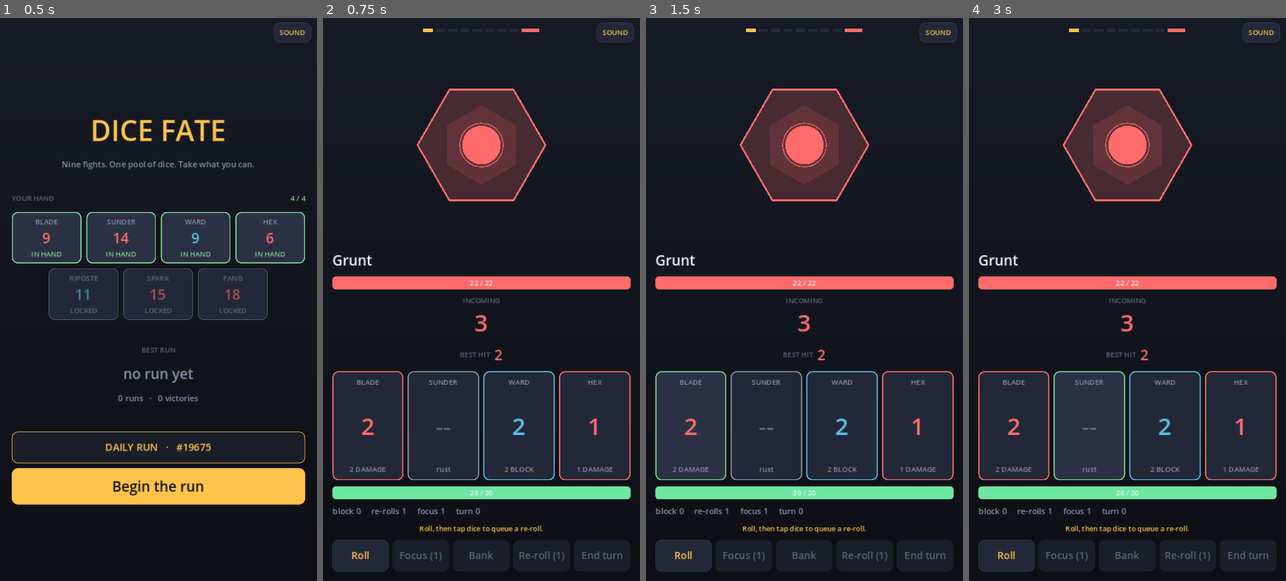
Above: before the commit, frames 1-4 (left to right).
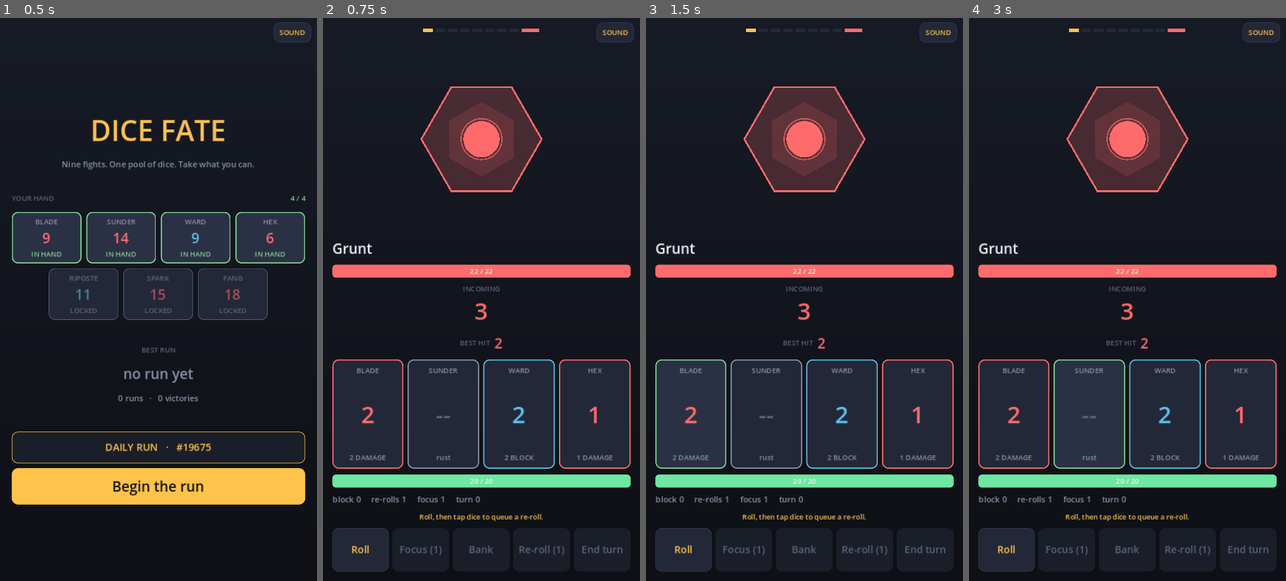
Above: after the commit, the same moments.

Repository: locionic/make-games
Game: Godot game, scene res://main.tscn
Two runs of this game, one before a commit and one after it. Both use one fixed random seed, a clock stepped at 60 frames per second and the inputs below.
Inputs (mouse positions are in pixels of both pictures, inside the frame that each line leads up to):
- Up to frame 1 (0.5 s): no input
- Up to frame 2 (0.75 s): click "Begin the run" at 0.5 s
- Up to frame 3 (1.5 s): click (690, 423) at 1.27 s
- Up to frame 4 (3 s): click (1013, 412) at 2.02 s; click (1089, 423) at 2.77 s

Frame 1 is identical in both runs. In frame 2, 17% of the frame differs, in the area x 2-98%, y 12-97%; in frame 3, 16%; in frame 4, 16%.

Commit message:
fight: the touch targets cleared 540dp and failed on every other phone
PLAN.md 4.1 asks about touch ergonomics "on small screens (540x960 baseline)".
The gate that answers it measured in canvas units, and one canvas unit is one
dp only on a 540dp phone: `canvas_items` + `expand` never shrinks the canvas, it
scales the whole 540x960 down to the window. The layout looked fine because the
gate could not see the case at all -- run at --resolution 360x640 it printed the
identical 540x960 and 96x54 as the 540-wide run. Same number, different phone,
no complaint.

_ergonomics now divides by the screen width it is reasoning about (`--at N`) and
compares in dp. The old numbers, at the width they were measured at:

  411dp   41dp tall buttons   10 under the floor
  360dp   36dp tall buttons   12 under the floor
  320dp   32dp tall buttons   16 under

Height, not width, was binding at every one: the buttons were 96-97 units wide
and 54 tall. Widening them was never going to help.

Buttons are now 74 units tall, from 54. Sized off a number rather than off the
minimum: 74 is 56dp on a 411dp phone, which is the comfortable target Material
asks for rather than the 48dp floor, and that clears 48dp at 360dp as well. All
three widths pass, both hands, 10 checks each:

  540dp   96x74 dp          411dp   73x56 dp          360dp   64x49 dp

320dp still fails and is left failing, on purpose. Clearing 48dp at 320dp needs
81 canvas units and the six-dice card row is six cards across 508px, so 78 each,
fixed by the die count rather than by any height. No button height fixes it.
320 is Play's screenshot floor, not a screen width; the sweep that matters is
360 / 411 / 540, which is what the gate comment and PLAN.md now say to run.

This changes the fight screen's appearance, so play/screenshots/*.png are now
one button height stale. Not re-shot here: 03 and 04 carry another session's
uncommitted work and the re-shoot is a one-liner once that lands.

test.gd: 8474 checks, 0 failed. Ergonomics gate: exit 0 at 540/411/360, and the
run is confirmed byte-identical on all 10 PNGs across every invocation.

Co-Authored-By: Claude Opus 4.8 (1M context) <noreply@anthropic.com>

Diff:
--- a/fight.gd
+++ b/fight.gd
@@ -305,7 +305,15 @@
 	var b := Button.new()
 	b.text = text
 	b.size_flags_horizontal = Control.SIZE_EXPAND_FILL
-	b.custom_minimum_size = Vector2(0, 54)
+	# 74 canvas units tall, not 54. The canvas is 540 wide and never shrinks --
+	# `canvas_items` + `expand` scales the whole thing to the window -- so a unit
+	# is one dp only on a 540dp phone. Measured with `shot.gd --check --at N`,
+	# which is the gate that found it: at 54 the button row was 36dp tall on a
+	# 360dp phone, 12dp under the 48dp floor, and the same at every width.
+	# Sized the other way round, off a number that means something: 74 units is
+	# 56dp on a 411dp phone, which is the comfortable target Material asks for
+	# and not just the minimum, and that clears 48dp on a 360dp one too.
+	b.custom_minimum_size = Vector2(0, 74)
 	b.add_theme_font_size_override("font_size", T.F_BODY)
 	b.add_theme_color_override("font_color", accent)
 	b.add_theme_color_override("font_hover_color", T.TEXT)
--- a/shot.gd
+++ b/shot.gd
@@ -28,7 +28,14 @@
 
 
 func _init() -> void:
-	check_only = "--check" in OS.get_cmdline_user_args()
+	var args := OS.get_cmdline_user_args()
+	check_only = "--check" in args
+	# `--at 360`, so the gate can be asked about a phone narrower than the one
+	# the layout is authored on. Godot's own `--resolution` cannot answer that:
+	# it changes the window and leaves the canvas at 540x960.
+	var i := args.find("--at")
+	if i >= 0 and i + 1 < args.size():
+		screen_dp = float(args[i + 1])
 	call_deferred("_run")
 
 
@@ -524,13 +531,42 @@
 	return false
 
 
-## Material's minimum touch target. 48dp is the number Android's own design
-## guidance gives and the one a fingertip can reliably land on; the game's
-## 540x960 canvas maps 1:1 to it, so a raw pixel comparison is the right one.
+## Material's minimum touch target, in dp. 48dp is the number Android's own
+## design guidance gives and the one a fingertip can reliably land on.
 const TOUCH_MIN := 48.0
+
+## The narrowest phone this is expected to clear: 360dp, and it does.
+##
+## 320dp is not a tuning miss, it is geometry. Clearing 48dp at 320dp needs 81
+## canvas units, and the six-dice card row is six cards across 508px -- 78 units
+## each, fixed by the die count, not by any height anyone picks. No button
+## height fixes it; only fewer dice per row does. 320 is Play's *screenshot*
+## floor, not a screen width, so the honest reading of `--at 320` failing is
+## "the layout does not claim that device", not "ship a bug". Run the sweep
+## from PLAN.md's gate: `--check --at 360`, `--at 411`, `--at 540`.
 
 ## How many checks this run has failed.
 var _fails := 0
+
+## Width of the phone being reasoned about, in dp. `--at 360` for a narrow one.
+## Defaults to 540 because that is the canvas the layout is authored on, and
+## one canvas unit is one dp there and only there -- which is what the first
+## version of this gate quietly assumed everywhere. See _dp().
+var screen_dp := 540.0
+
+
+## A size in canvas units as the finger meets it, in dp.
+##
+## `canvas_items` + `expand` never shrinks the canvas: the viewport stays
+## 540x960 in canvas units on any window, and the whole thing is scaled to fit.
+## So a 360dp phone draws a 54-unit button as 36dp, and no amount of widening
+## the canvas fixes it. Measured rather than reasoned: run this gate at
+## `--resolution 360x640` and it prints the *identical* 540x960 and 96x54 as the
+## 540-wide run, which is the gate being blind, not the layout being fine.
+## PLAN.md 4.1 asks about "small screens (540x960 baseline)" and the baseline
+## was the only screen the gate ever looked at.
+func _dp(canvas_px: float) -> float:
+	return canvas_px * screen_dp / 540.0
 
 
 ## assert(), except it is a gate and not a debugger breakpoint.
@@ -576,9 +612,10 @@
 	for b in buttons:
 		var c := b as Control
 		smallest = smallest.min(c.size)
-		_check(c.size.x >= TOUCH_MIN and c.size.y >= TOUCH_MIN,
-			"%s: '%s' is a %.0fx%.0f target, over the %.0f minimum"
-			% [label, b.text, c.size.x, c.size.y, TOUCH_MIN])
+		_check(_dp(c.size.x) >= TOUCH_MIN and _dp(c.size.y) >= TOUCH_MIN,
+			"%s: '%s' is a %.0fx%.0f target, %.0fx%.0f dp on a %ddp screen, over the %.0f minimum"
+			% [label, b.text, c.size.x, c.size.y, _dp(c.size.x), _dp(c.size.y),
+				screen_dp, TOUCH_MIN])
 		var r := c.get_global_rect()
 		_check(r.position.x >= 0.0 and r.position.y >= 0.0
 			and r.end.x <= vp.x and r.end.y <= vp.y,
@@ -606,16 +643,17 @@
 	for c in panel.cards:
 		var card := c as Control
 		smallest = smallest.min(card.size)
-		_check(card.size.x >= TOUCH_MIN and card.size.y >= TOUCH_MIN,
-			"%s: card %d is a %.0fx%.0f target"
-			% [label, card.get_index(), card.size.x, card.size.y])
+		_check(_dp(card.size.x) >= TOUCH_MIN and _dp(card.size.y) >= TOUCH_MIN,
+			"%s: card %d is a %.0fx%.0f target, %.0fx%.0f dp on a %ddp screen"
+			% [label, card.get_index(), card.size.x, card.size.y,
+				_dp(card.size.x), _dp(card.size.y), screen_dp])
 
 	# Said out loud on the way past, so a green run records what it measured
 	# rather than only that it did not object. The numbers are the ones a
 	# hardware pass is then arguing with.
-	print("_ergonomics: %s -- %d buttons, %d dice, smallest target %.0fx%.0f, screen %.0fx%.0f"
+	print("_ergonomics: %s -- %d buttons, %d dice, smallest target %.0fx%.0f (%.0fx%.0f dp at %ddp), canvas %.0fx%.0f"
 		% [label, buttons.size(), panel.cards.size(), smallest.x, smallest.y,
-			vp.x, vp.y])
+			_dp(smallest.x), _dp(smallest.y), screen_dp, vp.x, vp.y])
 
 
 ## Set by `--check`. The ergonomics gate lives here because this is the only
Not shown, changed: PLAN.md
